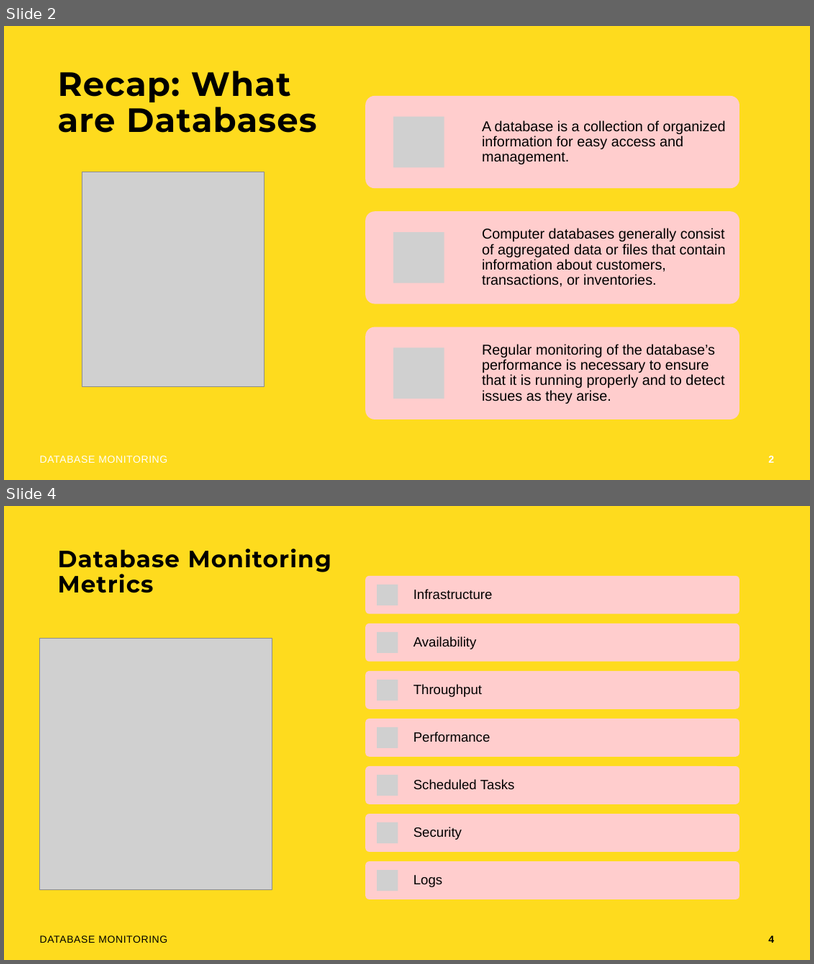
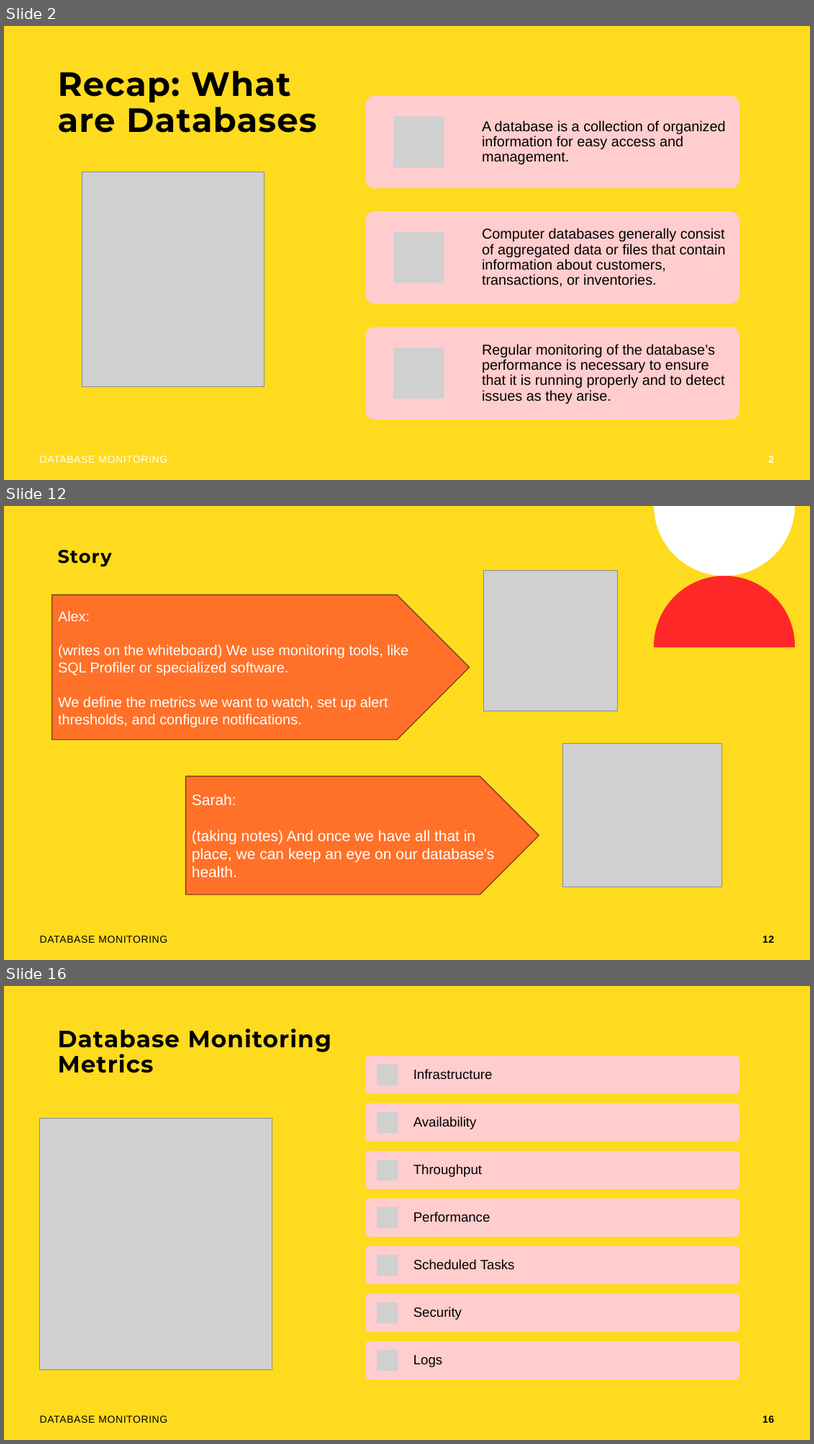
Before and after one commit to rolling-scopes-school/devops, a slide deck: modules/11. Monitoring/Database Monitoring.pptx. Shown one above the other, each under a label of ours: slides 2 and 4 before the commit, slides 2, 12 and 16 after it; the slides between them are not shown. The pictures are 814x964 and 814x1444 pixels, drawn with LibreOffice and Linux fonts; fonts in the diff are those of the drawing; grey boxes stand for pictures; background and template pictures are left out. Boxes give left, top, right and bottom in pixels: in the first picture for what was removed or moved away, otherwise in the second. Text is boxed around its words. In the diff, an @@ line names an element or a change of style, - is before the commit and + after.

```diff
--- a/modules/11. Monitoring/Database Monitoring.pptx
+++ b/modules/11. Monitoring/Database Monitoring.pptx
@@ slide 12 added at (4,506,810,960), background #FEDB1E @@
@@ freeform shape added at (654,506,795,576), fill #FFFFFF @@
@@ title added at (58,549,112,566), 22 pt, text #000000, bold @@
+Story
@@ picture added at (484,571,618,711) @@
@@ freeform shape added at (654,576,795,647), fill #FF2828 @@
@@ pentagon arrow added at (52,595,469,739), fill #FF7128, outline #703212 1 pt, 17 pt, text #FFFFFF @@
+Alex:
+(writes on the whiteboard) We use monitoring tools, like
+SQL Profiler or specialized software.
+We define the metrics we want to watch, set up alert thresholds, and configure notifications.
@@ picture added at (563,743,722,886) @@
@@ pentagon arrow added at (186,776,540,894), fill #FF7128, outline #703212 1 pt, 18 pt, text #FFFFFF @@
+Sarah:
+(taking notes) And once we have all that in place, we can keep an eye on our database's health.
@@ text added at (40,935,167,942), 12 pt, text #000000 @@
+DATABASE MONITORING
@@ page number added at (763,935,774,942), 12 pt, text #000000, bold @@
+12
@@ what was slide 4 is now slide 16 @@
@@ page number at (763,1415,774,1422): text changed @@
-4
+16
```
Also in this commit, not shown: 18 slides changed, 11 other slides added.
